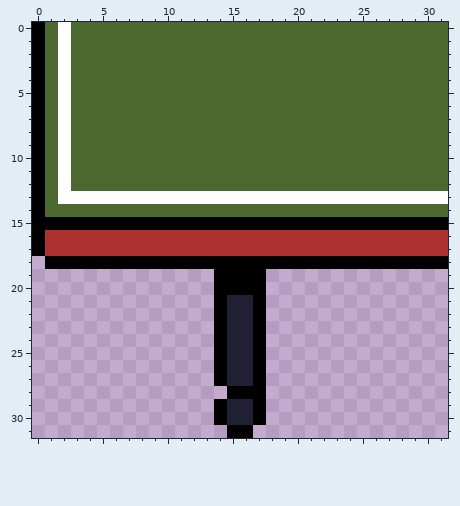
Pixel-art sprite, stored at artwork/tiles/41_ping_pong_bottom_left.png. Above: the version before the commit.
The file is 32x32 pixels.
After the commit:
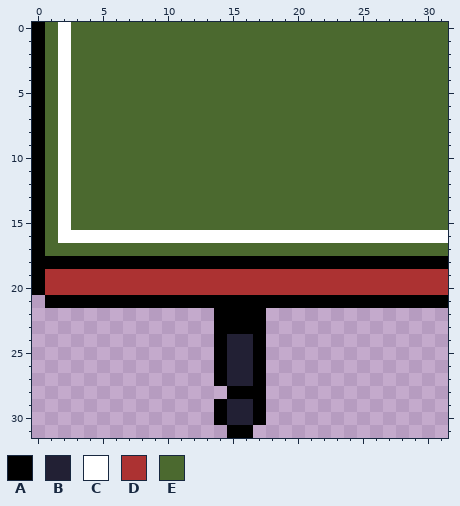
Palette (. is transparent): A #000000  B #222034  C #ffffff  D #ac3232  E #4b692f
Commit message: Make ping pong table appear lower
The edit:
{"y":13,"x":3,"old":"CCCCCCCCCCCCCCCCCCCCCCCCCCCCC","new":"EEEEEEEEEEEEEEEEEEEEEEEEEEEEE"}
{"y":14,"x":2,"old":"E","new":"C"}
{"y":15,"x":1,"old":"AAAAAAAAAAAAAAAAAAAAAAAAAAAAAAA","new":"ECEEEEEEEEEEEEEEEEEEEEEEEEEEEEE"}
{"y":16,"x":1,"old":"DDDDDDDDDDDDDDDDDDDDDDDDDDDDDDD","new":"ECCCCCCCCCCCCCCCCCCCCCCCCCCCCCC"}
{"y":17,"x":1,"old":"DDDDDDDDDDDDDDDDDDDDDDDDDDDDDDD","new":"EEEEEEEEEEEEEEEEEEEEEEEEEEEEEEE"}
{"y":18,"x":0,"old":".","new":"A"}
{"y":19,"x":0,"old":"..............AAAA..............","new":"ADDDDDDDDDDDDDDDDDDDDDDDDDDDDDDD"}
{"y":20,"x":0,"old":"..............AAAA..............","new":"ADDDDDDDDDDDDDDDDDDDDDDDDDDDDDDD"}
{"y":21,"x":1,"old":".............","new":"AAAAAAAAAAAAA"}
{"y":21,"x":15,"old":"BB","new":"AA"}
{"y":21,"x":18,"old":"..............","new":"AAAAAAAAAAAAAA"}
{"y":22,"x":15,"old":"BB","new":"AA"}
{"y":23,"x":15,"old":"BB","new":"AA"}
{"label":"changed","picture_box":[32,191,448,334]}
